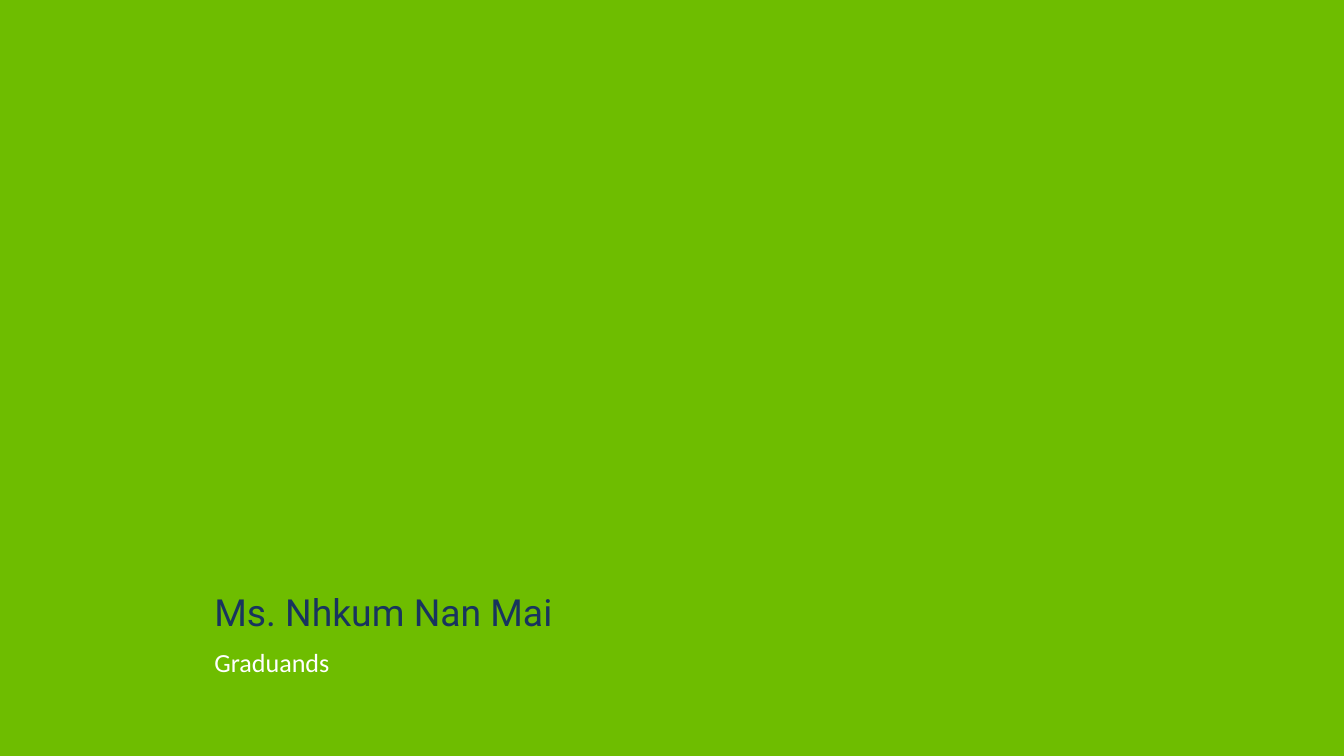
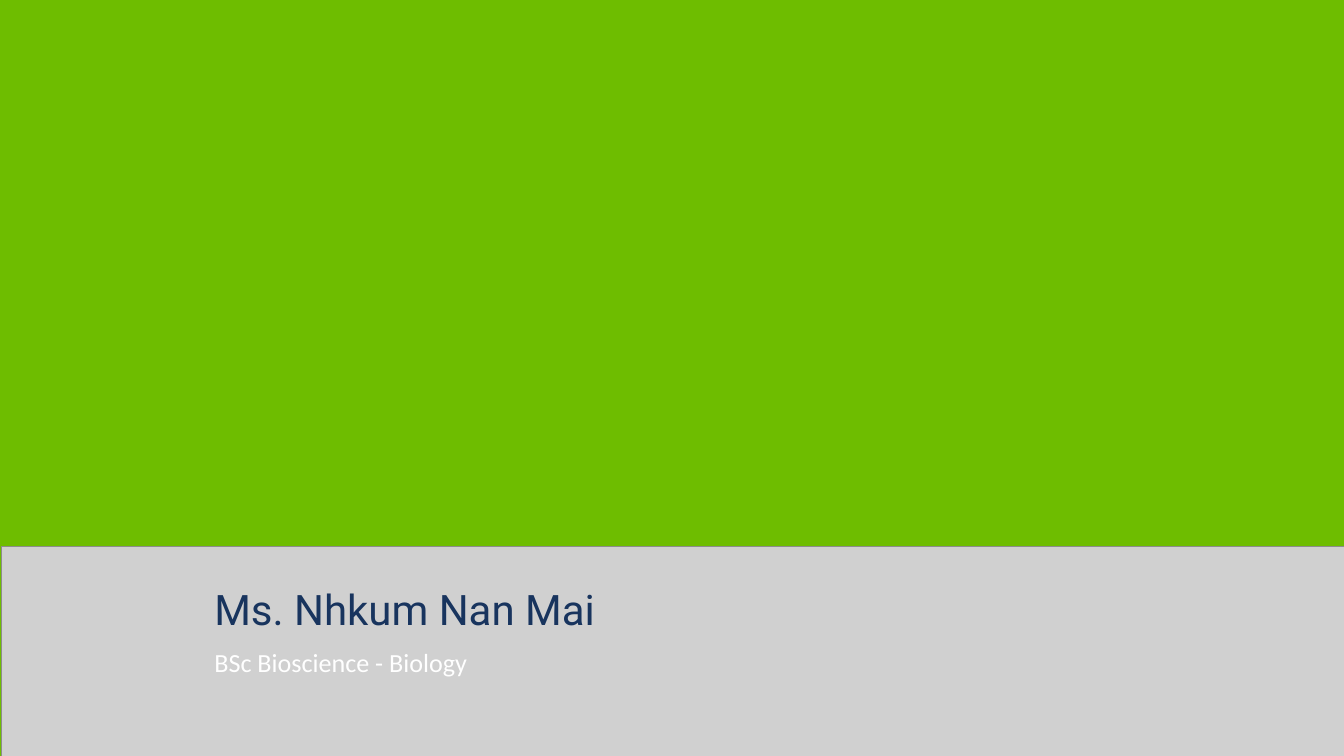
Before and after one commit to p-e-koko/excel_to_lowerthird, a slide deck: slide 195 of lowerthirds.pptx. Drawn at 1344x756 pixels with LibreOffice and Linux fonts; fonts in the diff are those of the drawing; grey boxes stand for pictures; background and template pictures are left out. Boxes give left, top, right and bottom in pixels: in the first picture for what was removed or moved away, otherwise in the second. Text is boxed around its words. In the diff, an @@ line names an element or a change of style, - is before the commit and + after.

```diff
--- a/lowerthirds.pptx
+++ b/lowerthirds.pptx
@@ picture added at (x1=1, y1=546, x2=1344, y2=756) @@
@@ text "Ms. Nhkum Nan Mai" at (x1=214, y1=593, x2=595, y2=626): size 40 to 45 pt @@
@@ text at (x1=214, y1=654, x2=467, y2=676): text changed @@
-Graduands
+BSc Bioscience - Biology
```
Also in this commit, not shown: 202 other slides changed, 2 slides added, 2 slides removed, 3 other files.
